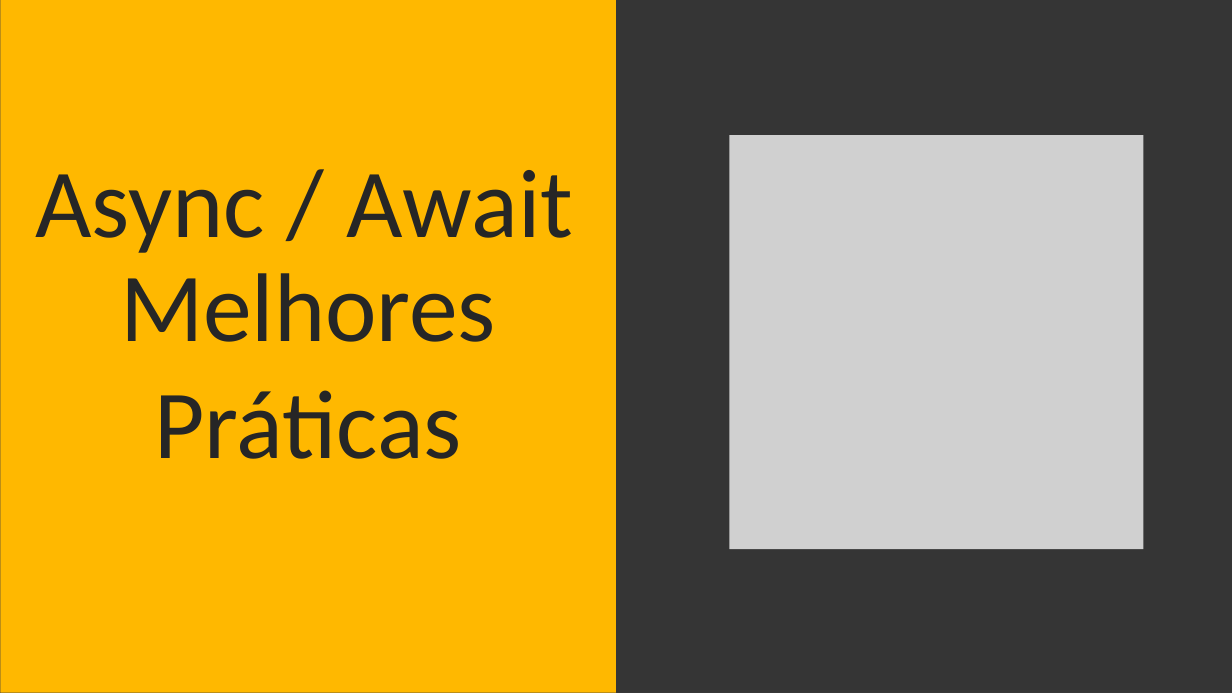
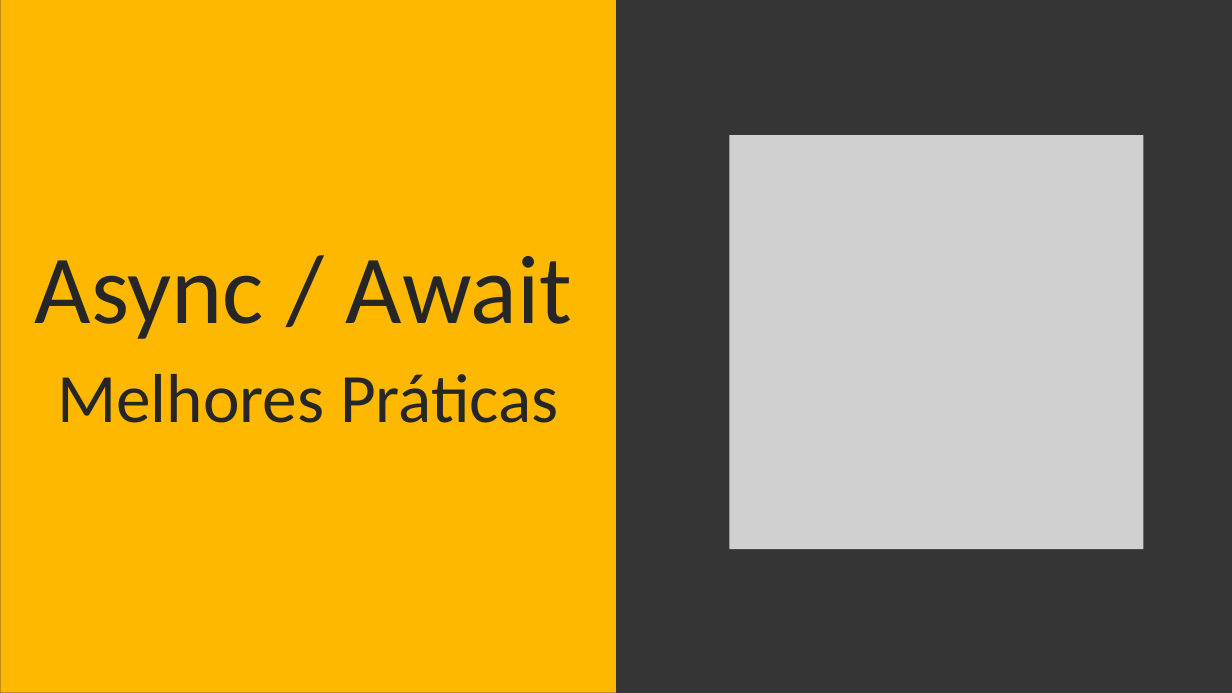
Before and after one commit to sostenes198/Inspiration-Squadra, a slide deck: slide 17 of Apresentacao-Squadra/Apresentacao-Async-Await.pptx. Drawn at 1232x693 pixels with LibreOffice and Linux fonts; fonts in the diff are those of the drawing; grey boxes stand for pictures. Boxes give left, top, right and bottom in pixels: in the first picture for what was removed or moved away, otherwise in the second. Text is boxed around its words. In the diff, an @@ line names an element or a change of style, - is before the commit and + after.

```diff
--- a/Apresentacao-Squadra/Apresentacao-Async-Await.pptx
+++ b/Apresentacao-Squadra/Apresentacao-Async-Await.pptx
@@ text "Async / Await": place and size @@
-text "Async / Await" at [36, 170, 573, 253]
+text "Async / Await" at [35, 256, 573, 339]
@@ text "Melhores Práticas": place and size @@
-text "Melhores Práticas" at [120, 273, 496, 459]
+text "Melhores Práticas" at [57, 374, 559, 423]
@@ text "Melhores Práticas" at [57, 374, 559, 423]: size 76 to 54 pt @@
```
Also in this commit, not shown: 9 other slides changed.
